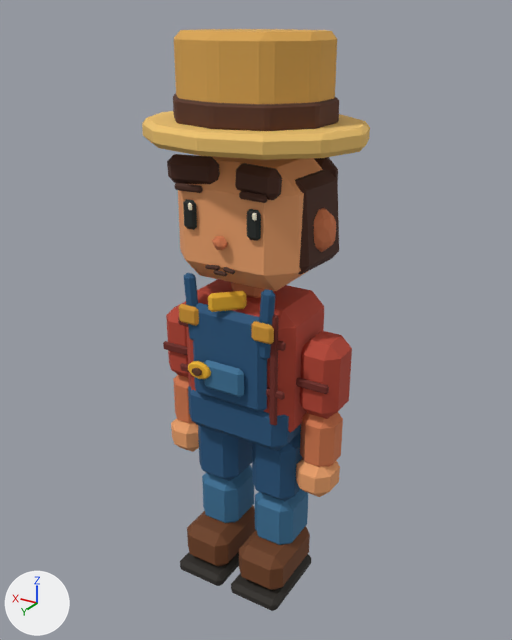
One commit to the Blender file assets/game-assets/FarmerAvatar.blend: the scene before it, then after it.
Both versions are drawn from a 50 mm lens placed at (-1.32, 2.19, 2.26), pointed at (0.01, -0.02, 1.16). The axes (+X, +Y, +Z) are drawn at lower left. The lights are the same throughout. The picture after the commit comes second.

Before the edit, the objects in view are built like this:
```python
ob_farmeravatar_hatband = bpy.data.objects.new('FarmerAvatar_HatBand', me_mesh_farmeravatar_hatband)
ob_farmeravatar_hatband.parent = ob_farmeravatar_headpivot
ob_farmeravatar_hatband.location = (0.0, 0.0, 0.385)
ob_farmeravatar_hatbrim = bpy.data.objects.new('FarmerAvatar_HatBrim', me_mesh_farmeravatar_hatbrim)
ob_farmeravatar_hatbrim.parent = ob_farmeravatar_headpivot
ob_farmeravatar_hatbrim.location = (0.0, 0.0, 0.31)
ob_farmeravatar_hatcrown = bpy.data.objects.new('FarmerAvatar_HatCrown', me_mesh_farmeravatar_hatcrown)
ob_farmeravatar_hatcrown.parent = ob_farmeravatar_headpivot
ob_farmeravatar_hatcrown.location = (0.0, 0.0, 0.48)
ob_farmeravatar_shirtplaid_high = bpy.data.objects.new('FarmerAvatar_ShirtPlaid_High', me_mesh_farmeravatar_shirtplaid_high)
ob_farmeravatar_shirtplaid_high.parent = ob_farmeravatar_bodypivot
ob_farmeravatar_shirtplaid_high.location = (0.0, 0.176, 1.18)
ob_farmeravatar_shirtplaid_low = bpy.data.objects.new('FarmerAvatar_ShirtPlaid_Low', me_mesh_farmeravatar_shirtplaid_low)
ob_farmeravatar_shirtplaid_low.parent = ob_farmeravatar_bodypivot
ob_farmeravatar_shirtplaid_low.location = (0.0, 0.176, 0.98)
ob_farmeravatar_shirtplaid_vertical = bpy.data.objects.new('FarmerAvatar_ShirtPlaid_Vertical', me_mesh_farmeravatar_shirtplaid_vertical)
ob_farmeravatar_shirtplaid_vertical.parent = ob_farmeravatar_bodypivot
ob_farmeravatar_shirtplaid_vertical.location = (-0.19, 0.178, 1.07)
ob_farmeravatar_strap_l = bpy.data.objects.new('FarmerAvatar_Strap_L', me_mesh_farmeravatar_strap_l)
ob_farmeravatar_strap_l.parent = ob_farmeravatar_bodypivot
ob_farmeravatar_strap_l.location = (-0.16, 0.184, 1.25)
ob_farmeravatar_strap_l.rotation_euler = (0.0, -0.07, 0.06)  # degrees (0, -4, 3.4)
ob_farmeravatar_strap_r = bpy.data.objects.new('FarmerAvatar_Strap_R', me_mesh_farmeravatar_strap_r)
ob_farmeravatar_strap_r.parent = ob_farmeravatar_bodypivot
ob_farmeravatar_strap_r.location = (0.16, 0.184, 1.25)
ob_farmeravatar_strap_r.rotation_euler = (0.0, 0.07, -0.06)  # degrees (0, 4, -3.4)
ob_farmeravatar_torso = bpy.data.objects.new('FarmerAvatar_Torso', me_mesh_farmeravatar_torso)
ob_farmeravatar_torso.parent = ob_farmeravatar_bodypivot
ob_farmeravatar_torso.location = (0.0, 0.0, 1.02)
# also in view: 'FarmerAvatar_UpperArm_L' at (-0.31, 0.0, 1.01); 'FarmerAvatar_Hand_L' at (-0.31, 0.02, 0.58); 'FarmerAvatar_LowerLeg_L' at (-0.14, 0.0, 0.31); 'FarmerAvatar_UpperArm_R' at (0.31, 0.0, 1.01); 'FarmerAvatar_OverallWaist' at (0.0, 0.01, 0.81)
```
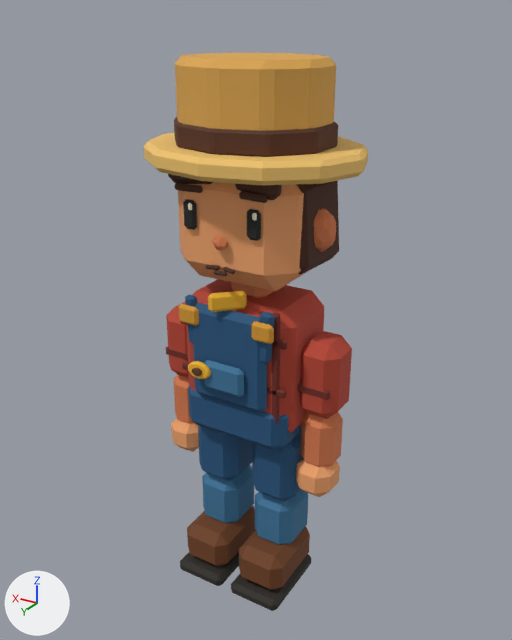
Commit message: fix(game): align farmer avatar model

Edits to the scene script, one JSON object a line:
```json
{"op": "set", "path": "ob_farmeravatar_shirtplaid_high.location", "old": "(0.0, 0.176, 1.18)", "new": "(0.0, 0.164, 1.18)"}
{"op": "set", "path": "ob_farmeravatar_shirtplaid_low.location", "old": "(0.0, 0.176, 0.98)", "new": "(0.0, 0.164, 0.98)"}
{"op": "set", "path": "ob_farmeravatar_shirtplaid_vertical.location", "old": "(-0.19, 0.178, 1.07)", "new": "(-0.19, 0.164, 1.07)"}
{"op": "set", "path": "ob_farmeravatar_strap_l.location", "old": "(-0.16, 0.184, 1.25)", "new": "(-0.16, 0.184, 1.202)"}
{"op": "set", "path": "ob_farmeravatar_strap_r.location", "old": "(0.16, 0.184, 1.25)", "new": "(0.16, 0.184, 1.202)"}
{"op": "set", "path": "ob_farmeravatar_hatbrim.location", "old": "(0.0, 0.0, 0.31)", "new": "(0.0, 0.0, 0.23)"}
{"op": "set", "path": "ob_farmeravatar_hatcrown.location", "old": "(0.0, 0.0, 0.48)", "new": "(0.0, 0.0, 0.4)"}
{"op": "set", "path": "ob_farmeravatar_hatband.location", "old": "(0.0, 0.0, 0.385)", "new": "(0.0, 0.0, 0.305)"}
{"op": "set", "path": "ob_farmeravatar_sleevestripe_l.location", "old": "(0.0, 0.101, -0.15)", "new": "(0.0, 0.088, -0.18)"}
{"op": "set", "path": "ob_farmeravatar_sleevestripe_r.location", "old": "(0.0, 0.101, -0.15)", "new": "(0.0, 0.088, -0.18)"}
```

What differs and where, as boxes [x1, y1, x2, y2] in the pictures (512 x 640 px):
```json
{"object": "FarmerAvatar_HatCrown", "change": "moved", "before": [174, 29, 337, 104], "after": [175, 53, 336, 131]}
{"object": "FarmerAvatar_HatBrim", "change": "moved", "before": [142, 111, 370, 160], "after": [144, 133, 368, 185]}
{"object": "FarmerAvatar_HatBand", "change": "moved", "before": [173, 93, 339, 131], "after": [174, 117, 338, 157]}
{"object": "FarmerAvatar_ShirtPlaid_Vertical", "change": "moved", "before": [269, 314, 279, 426], "after": [272, 313, 281, 424]}
{"object": "FarmerAvatar_Strap_L", "change": "moved", "before": [259, 289, 276, 360], "after": [260, 312, 275, 363]}
{"object": "FarmerAvatar_Strap_R", "change": "moved", "before": [184, 273, 198, 340], "after": [185, 295, 197, 343]}
{"object": "FarmerAvatar_SleeveStripe_L", "change": "moved", "before": [296, 377, 329, 394], "after": [298, 383, 330, 400]}
{"object": "FarmerAvatar_SleeveStripe_R", "change": "moved", "before": [163, 341, 188, 356], "after": [166, 347, 188, 360]}
{"object": "FarmerAvatar_ShirtPlaid_Low", "change": "moved", "before": [180, 363, 285, 400], "after": [182, 362, 286, 398]}
{"object": "FarmerAvatar_ShirtPlaid_High", "change": "moved", "before": [178, 317, 286, 351], "after": [180, 321, 287, 350]}
{"object": "FarmerAvatar_HairFringe_R", "change": "unchanged, covered by the edit", "before": [167, 154, 220, 184], "after": [168, 174, 213, 184]}
```
